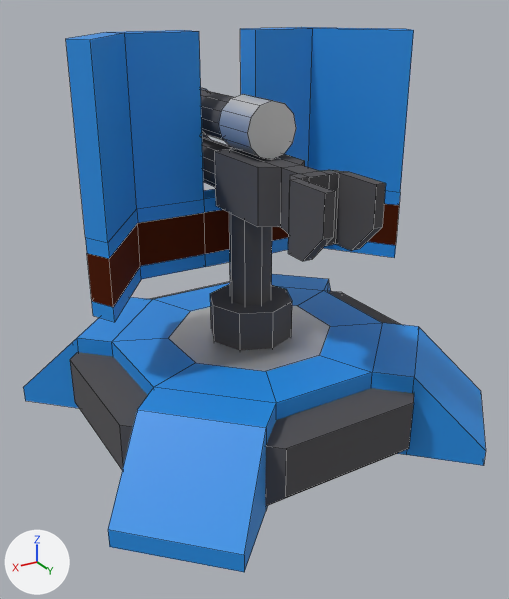
One commit to the FBX model turretProject/Assets/Model/turret.fbx: the scene before it, then after it.
Camera for both pictures: a camera (50 mm lens) standing at (1.96, 3.31, 2.16) and looking at (0.0, 0.04, 0.52). Arrows for +X, +Y and +Z are at lower left; the lights stay in place. Mesh edges are drawn as thin lines. Where no turn or scale is listed for an object, it has been applied to the vertices.

In view in the first picture: 'aim', 'butt', 'floor', 'floor2', 'gun', 'rack', 'rotate', 'shield'.
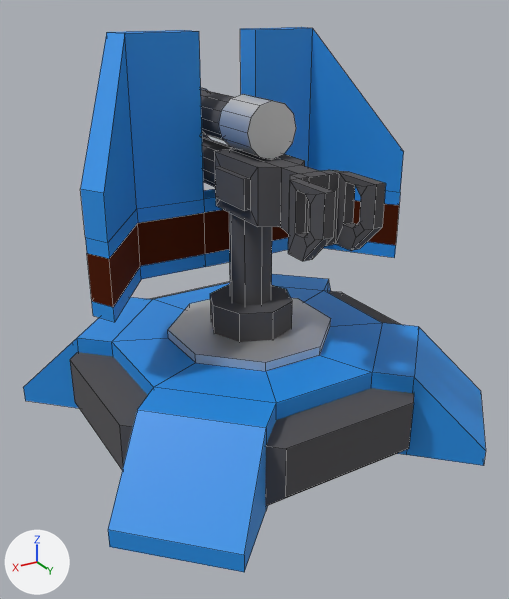
The newer file is also turned or shifted as a whole; pictures and numbers use the older file's frame.

Pixel boxes (x1, y1, x2, y2) of what changed, in the pictures (509 x 599 px; the box of a moved part takes in the faces that stretch with it):
'shield', reshaped (7% narrower)
    before: (66, 27, 414, 322)
    after: (80, 27, 404, 322)
part 1 of me_plane, moved or reshaped
    before: (66, 27, 414, 242)
    after: (80, 29, 404, 242)
part 2 of me_cube_004, added
    after: (288, 173, 376, 261)
part 3 of me_cube_004, added
    after: (215, 151, 258, 226)
part 4 of me_cube_002, built on
    before: (169, 305, 330, 371)
    after: (168, 298, 331, 371)

The change, as a list of edits to the scene's bpy script:
```text
Change me_cube_002:
    where me_cube_002.from_pydata(...)  # 56 vertices, 41 faces; spans x -1.22..1.22, y -1.22..1.22, z -0.23..0.27
    used by ob_floor2; location = (0.0, 0.0, 0.027)
    verts and faces of me_cube_002; kept vertices keep their numbers, new ones are numbered from 56
    before: 2 (-0.46, -0.18, 0.27) at pixel (297, 305), 3 (-0.18, -0.46, 0.27), 6 (-0.18, 0.46, 0.27) at pixel (319, 355), 7 (-0.46, 0.18, 0.27) at pixel (330, 326), 10 (0.18, -0.46, 0.27) at pixel (190, 311)
    before: 11 (0.46, -0.18, 0.27) at pixel (168, 338), 14 (0.46, 0.18, 0.27) at pixel (195, 362), 15 (0.18, 0.46, 0.27) at pixel (265, 371)
    me_cube_002 part 4
    add delete_faces([(2, 3, 10, 11, 14, 15, 6, 7)])
    add for new, old in zip([*range(56, 64)], [2, 3, 6, 7, 10, 11, 14, 15]): verts[new] = verts[old] + (0.0, 0.0, 0.05)
    add faces += [(2, 3, 57, 56), (56, 57, 60, 61, 62, 63, 58, 59), (6, 58, 63, 15), (3, 10, 60, 57), (10, 11, 61, 60), (6, 7, 59, 58)]  # mat_material_003 (light grey #dbdbdb)
    add faces += [(11, 14, 62, 61), (2, 56, 59, 7), (14, 15, 63, 62)]  # mat_material_003 (light grey #dbdbdb)
Change me_plane:
    where me_plane.from_pydata(...)  # 60 vertices, 58 faces; spans x -0.97..0.98, y -0.24..0.39, z -0.43..0.89
    used by ob_shield; location = (0.01, -0.154, 1.106)
    verts and faces of me_plane; kept vertices keep their numbers, new ones are numbered from 60
    before: 2 (-0.6, -0.24, -0.01), 3 (0.61, -0.24, -0.01), 8 (-0.6, -0.24, 0.89) at pixel (301, 27), 9 (0.61, -0.24, 0.89) at pixel (106, 32), 14 (-0.97, 0.25, -0.01)
    before: 15 (0.98, 0.26, -0.01) at pixel (85, 237), 16 (-0.97, 0.25, 0.89) at pixel (406, 28), 17 (0.98, 0.26, 0.89) at pixel (65, 38), 18 (-0.57, -0.08, -0.01), 22 (0.58, -0.08, -0.01) at pixel (136, 208)
    before: 27 (-0.57, -0.08, 0.89) at pixel (312, 28), 28 (0.58, -0.08, 0.89) at pixel (124, 33), 30 (-0.91, 0.39, -0.01) at pixel (400, 192), 33 (0.91, 0.39, -0.01) at pixel (107, 242), 34 (0.91, 0.39, 0.89) at pixel (90, 39)
    before: 35 (-0.91, 0.39, 0.89) at pixel (413, 30)
    me_plane part 1
    add delete_vertices([16, 17, 34, 35])  # with the faces that use them
    add for new, old in zip([*range(60, 64)], [14, 15, 30, 33]): verts[new] = verts[old] + (0.0, 0.0, 0.24)
    add faces += [(9, 61, 63, 28), (8, 27, 62, 60), (14, 60, 62, 30), (2, 8, 60, 14), (15, 33, 63, 61), (3, 15, 61, 9)]  # mat_material (blue #2390e7)
    add faces += [(22, 28, 63, 33), (18, 30, 62, 27)]  # mat_material (blue #2390e7)
Change me_cube_004:
    used by ob_butt; location = (-0.007, 0.495, 1.204)
    remove me_cube_004.from_pydata(...)  # 48 vertices, 46 faces; spans x -0.176..0.169, y -0.638..0.406, z -0.188..0.173
    add me_cube_004.from_pydata(...)  # 100 vertices, 98 faces; spans x -0.176..0.19, y -0.638..0.406, z -0.188..0.173
    me_cube_004 part 2: 36 vertices added at x -0.176..0.169, y 0.189..0.344, z -0.113..0.153
    me_cube_004 part 3: 8 vertices added at x 0.152..0.19, y -0.567..-0.252, z -0.065..0.102
```
